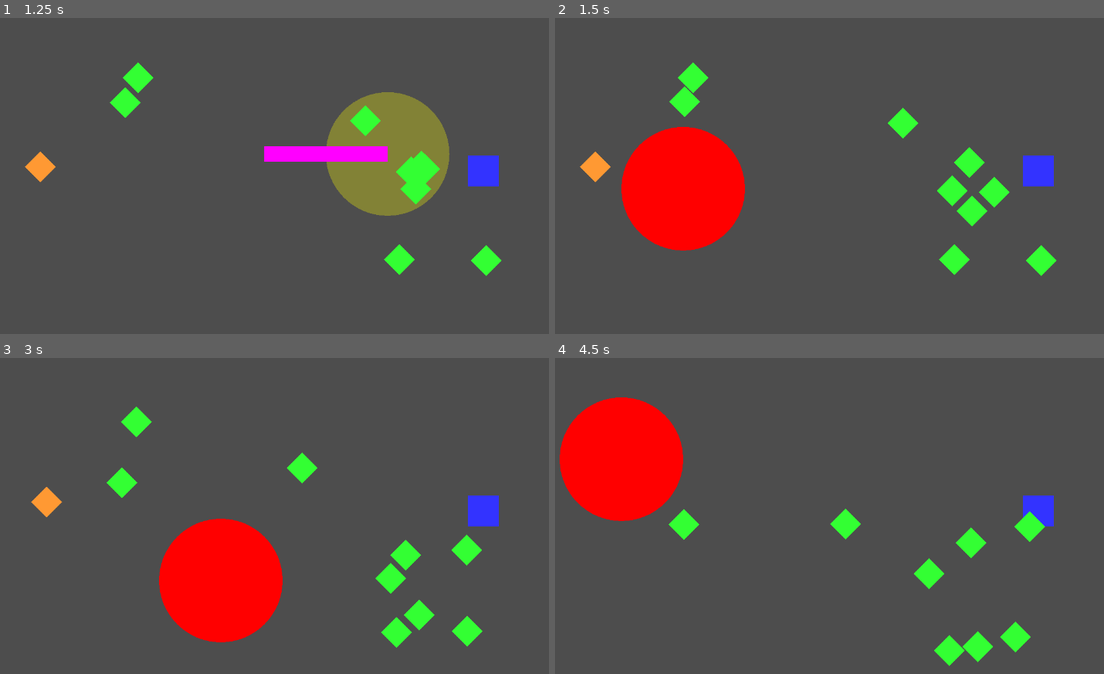
Above: before the commit, frames 1-4 (two rows, left to right).
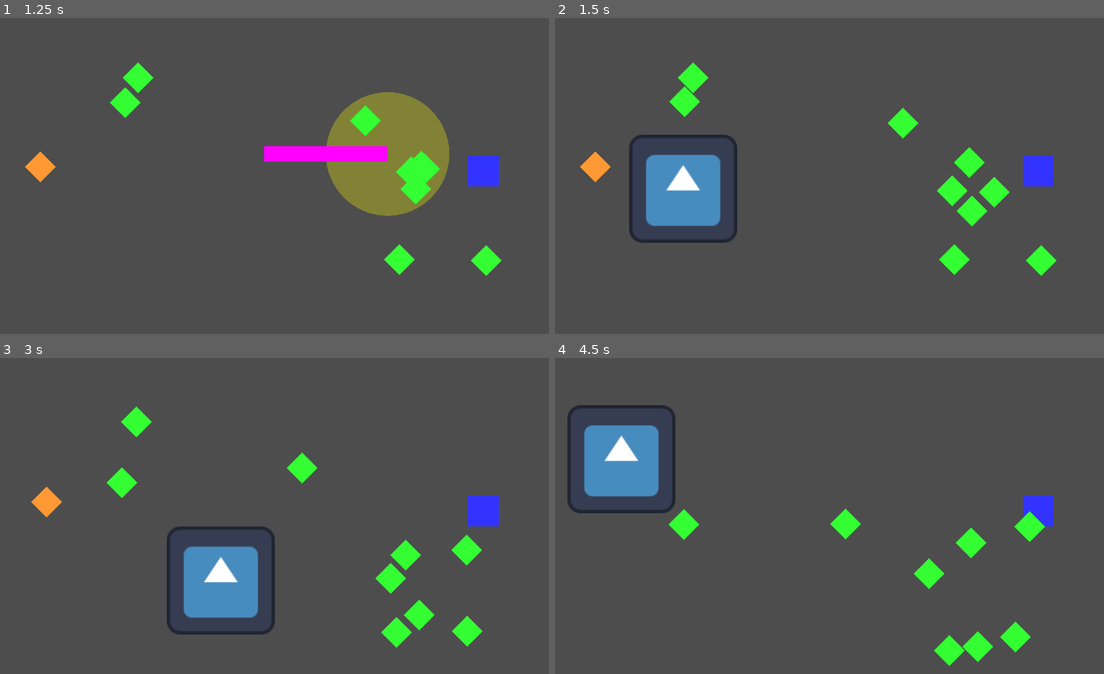
Above: after the commit, the same moments.

Repository: VileOar/ludum-dare-56
Game: Godot game, scene res://src/stage/stage.tscn
Two runs of this game, one before a commit and one after it. Both use one fixed random seed, a clock stepped at 60 frames per second and the inputs below. This scene is started directly instead of the project's main scene. The engine's default icon, where the game draws it, is replaced by a stand-in: a white triangle on a blue panel in a dark square.
Inputs (mouse positions are in pixels of both pictures, inside the frame that each line leads up to):
- Up to frame 1 (1.25 s): tap Enter at 0.5 s; move the mouse to (389, 153) at 0.52 s; press the mouse at (389, 153) at 0.53 s
- Up to frame 2 (1.5 s): tap Space at 1.25 s; move the mouse to (681, 188) at 1.27 s; release the mouse at (681, 188) at 1.28 s; right-click (681, 188) at 1.35 s
- Up to frame 3 (3 s): move the mouse to (312, 433) at 2.02 s; press the mouse at (312, 433) at 2.03 s; move the mouse to (219, 579) at 2.77 s; release the mouse at (219, 579) at 2.78 s; right-click (219, 579) at 2.85 s
- Up to frame 4 (4.5 s): move the mouse to (994, 563) at 3.52 s; press the mouse at (994, 563) at 3.53 s; move the mouse to (620, 459) at 4.27 s; release the mouse at (620, 459) at 4.28 s; right-click (620, 459) at 4.35 s

Frame 1 is identical in both runs. In frame 2, 7.2% of the frame differs, in the area x 12-35%, y 34-74%; in frame 3, 7.2%, in the area x 28-52%, y 50-90%; in frame 4, 7.2%.

Commit message:
integrated stomp

Diff:
--- a/src/entities/player/stomp.gd
+++ b/src/entities/player/stomp.gd
@@ -9,17 +9,9 @@
 	timer.timeout.connect(_on_lifespan_end)
 
 
-func _process(_delta: float) -> void:
-	queue_redraw()
-
-
 func _on_body_entered(body: Node2D) -> void:
 	body.die()
 
 
 func _on_lifespan_end():
 	queue_free()
-
-
-func _draw() -> void:
-	draw_circle(Vector2.ZERO, 128, Color.RED)
--- a/src/entities/player/stomp.tscn
+++ b/src/entities/player/stomp.tscn
@@ -1,6 +1,7 @@
-[gd_scene load_steps=3 format=3 uid="uid://dl4l2iyufxhx5"]
+[gd_scene load_steps=4 format=3 uid="uid://dl4l2iyufxhx5"]
 
 [ext_resource type="Script" path="res://src/entities/player/stomp.gd" id="1_bhk33"]
+[ext_resource type="Texture2D" uid="uid://dwqnjn6y86bsk" path="res://icon.svg" id="2_pmoud"]
 
 [sub_resource type="CircleShape2D" id="CircleShape2D_uwtfa"]
 radius = 128.0
@@ -10,6 +11,11 @@
 collision_mask = 2
 script = ExtResource("1_bhk33")
 
+[node name="Sprite2D" type="Sprite2D" parent="."]
+position = Vector2(-4.76837e-06, 4.76837e-06)
+scale = Vector2(1.75, 1.75)
+texture = ExtResource("2_pmoud")
+
 [node name="CollisionShape2D" type="CollisionShape2D" parent="."]
 shape = SubResource("CircleShape2D_uwtfa")
 
